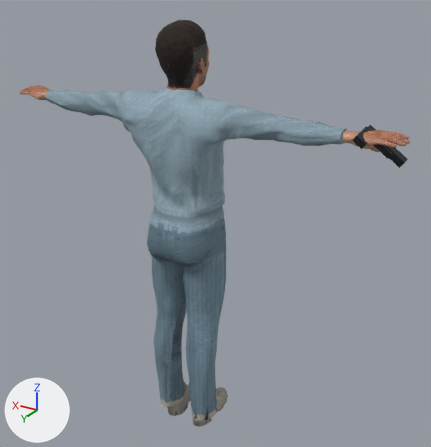
The glTF model games/hospital-escape/assets/cast/cole-mixamo.glb, before and after one commit.
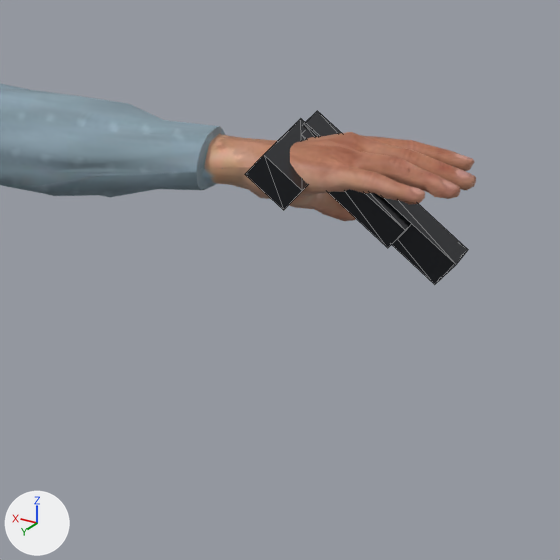
Each version is shown whole from a camera (50 mm lens) standing at (-1.284, 1.864, 1.977) and looking at (-0.074, -0.153, 0.969), then close up on the part from 67% to 100% of the width and 22% to 53% of the height. The axes (+X, +Y, +Z) are drawn at lower left. The lights are the same throughout. The last two pictures show the newer version. The close-ups show mesh edges as thin lines. Vertices at exactly the same position are counted once.

The scene before the commit, as lines of its bpy script (objects in view):
```python
me_colepistol = bpy.data.meshes.new('ColePistol')
me_colepistol.from_pydata(...)  # 32 vertices, 48 faces; spans x -0.855..-0.7, y -0.08..0.045, z 1.373..1.5
me_colepistol.materials.append(mat_pistolmat)  # dark grey #3c3e42
me_h_dds_highres = bpy.data.meshes.new('H_DDS_HighRes')
me_h_dds_highres.from_pydata(...)  # 5102 vertices, 9054 faces; spans x -0.86..0.86, y -0.25..0.11, z 0.0..1.8
# faces by material slot: [8934, 110, 10]
me_h_dds_highres.materials.append(mat_body)
me_h_dds_highres.materials.append(mat_colegauzemat)  # light grey #cdcac5
me_h_dds_highres.materials.append(mat_colebloodmat)  # red #ad2c27
ob_colepistol = bpy.data.objects.new('ColePistol', me_colepistol)
ob_colepistol.location = (0.0, 0.0, 0.0)
ob_h_dds_highres = bpy.data.objects.new('H_DDS_HighRes', me_h_dds_highres)
ob_h_dds_highres.location = (0.0, 0.0, 0.0)
```
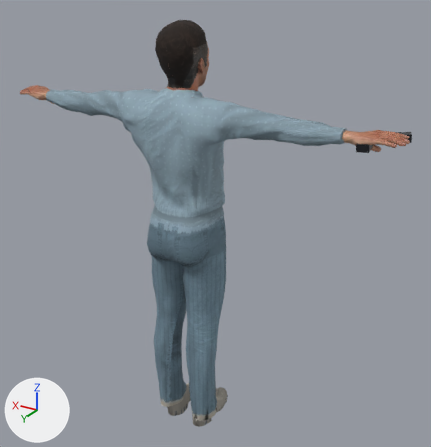
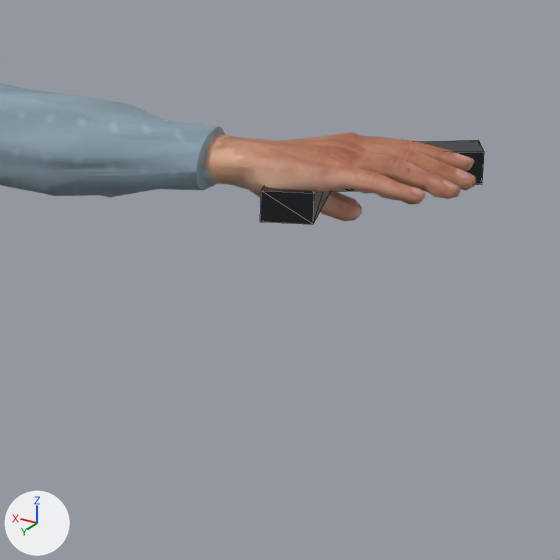
Location of each change, (x1, y1, x2, y2) in pixels of the close-ups (560 x 560 px; the box of a moved part takes in the faces that stretch with it):
'ColePistol', reshaped (51% shorter): before (245, 111, 468, 284); after (260, 140, 484, 224)
part 1 of me_colepistol, moved or reshaped: before (245, 119, 316, 210); after (260, 186, 330, 224)
part 2 of me_colepistol, moved or reshaped: before (303, 111, 468, 284); after (333, 140, 484, 192)

The change, as a list of edits to the scene's bpy script:
```text
Change me_colepistol:
    used by ob_colepistol; location = (0.0, 0.0, 0.0)
    remove me_colepistol.from_pydata(...)  # 32 vertices, 48 faces; spans x -0.855..-0.7, y -0.08..0.045, z 1.373..1.5
    add me_colepistol.from_pydata(...)  # 32 vertices, 48 faces; spans x -0.852..-0.683, y -0.139..0.038, z 1.429..1.475
    me_colepistol part 1: the loose piece of 8 vertices spanning x -0.75..-0.7, y -0.045..0.045, z 1.442..1.498 is multiplied about its middle by the matrix ((-0.782, -0.221, -0.632), (-0.048, 0.989, -0.285), (0.668, -0.187, -0.761)), then moved by (-0.003, -0.009, -0.024)
    me_colepistol part 2
    me_colepistol.vertices[8].co: (-0.854, -0.045, 1.394) -> (-0.697, -0.047, 1.433)  # pixel (456, 264) -> not seen
    me_colepistol.vertices[9].co: (-0.855, -0.076, 1.398) -> (-0.685, -0.076, 1.435)  # pixel (468, 249) -> not seen
    me_colepistol.vertices[10].co: (-0.721, -0.034, 1.495) -> (-0.852, -0.109, 1.445)  # pixel (303, 123) -> pixel (482, 184)
    me_colepistol.vertices[11].co: (-0.722, -0.065, 1.5) -> (-0.84, -0.139, 1.447)  # pixel (317, 110) -> not seen
    me_colepistol.vertices[12].co: (-0.838, -0.048, 1.373) -> (-0.695, -0.045, 1.461)  # pixel (434, 284) -> not seen
    me_colepistol.vertices[13].co: (-0.839, -0.08, 1.378) -> (-0.683, -0.074, 1.463)
    me_colepistol.vertices[14].co: (-0.705, -0.037, 1.475) -> (-0.851, -0.107, 1.473)  # not seen -> pixel (484, 151)
    me_colepistol.vertices[15].co: (-0.706, -0.069, 1.479) -> (-0.839, -0.137, 1.475)  # not seen -> pixel (478, 140)
    me_colepistol.vertices[16].co: (-0.814, -0.03, 1.42) -> (-0.707, -0.035, 1.435)  # pixel (405, 230) -> not seen
    me_colepistol.vertices[17].co: (-0.815, -0.046, 1.422) -> (-0.7, -0.051, 1.436)
    me_colepistol.vertices[18].co: (-0.723, -0.022, 1.489) -> (-0.816, -0.079, 1.443)  # pixel (301, 134) -> not seen
    me_colepistol.vertices[19].co: (-0.723, -0.038, 1.492) -> (-0.809, -0.095, 1.444)
    me_colepistol.vertices[20].co: (-0.801, -0.033, 1.403) -> (-0.706, -0.033, 1.459)  # pixel (387, 248) -> not seen
    me_colepistol.vertices[21].co: (-0.801, -0.048, 1.405) -> (-0.699, -0.05, 1.46)
    me_colepistol.vertices[22].co: (-0.71, -0.025, 1.472) -> (-0.815, -0.077, 1.467)
    me_colepistol.vertices[23].co: (-0.71, -0.041, 1.474) -> (-0.808, -0.094, 1.468)
    other edits to the shape of me_colepistol do not show in these pictures
```
